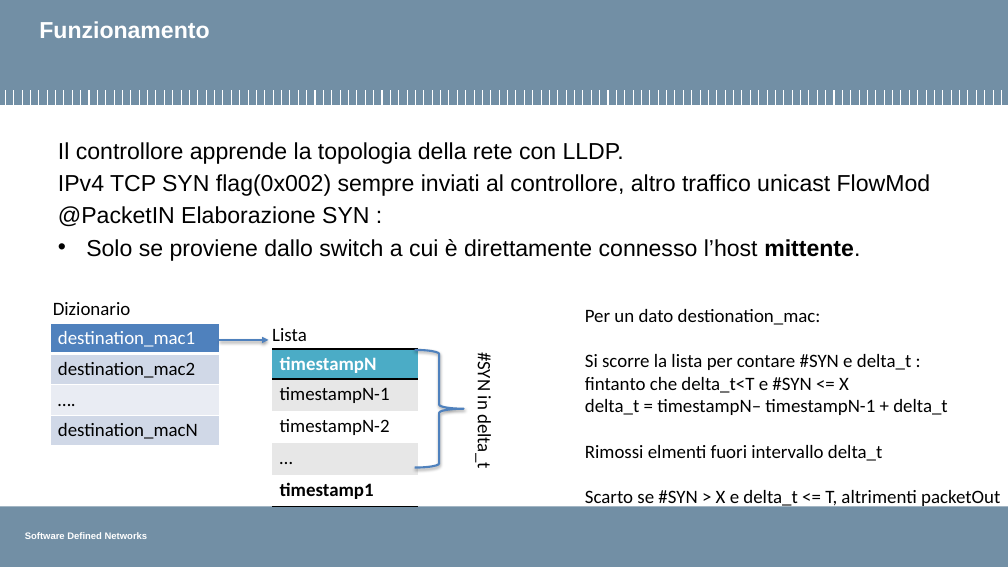
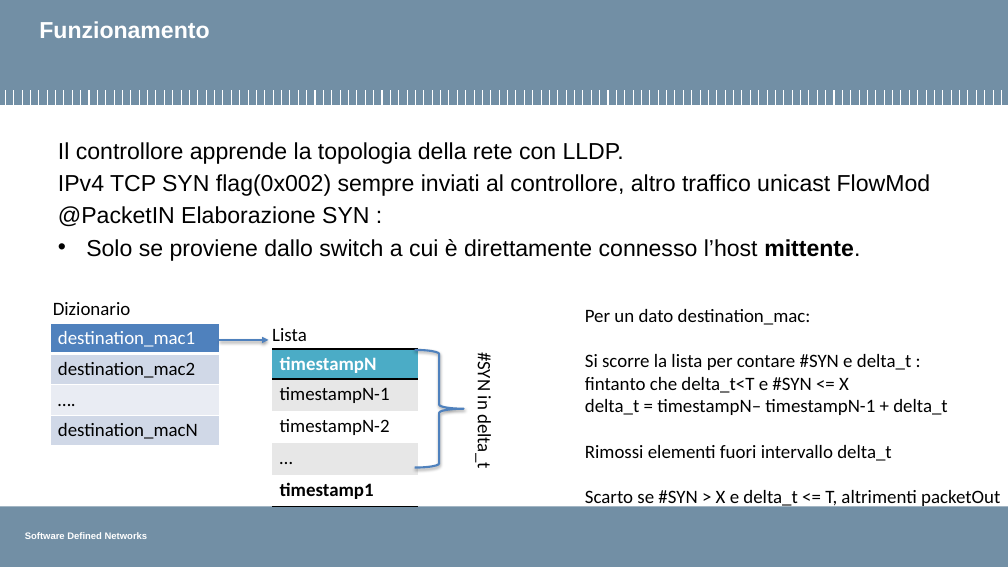
Before and after one commit to pierluigigrossi/progetto-SDN, a slide deck: slide 7 of intermedia8.pptx. Drawn at 1008x567 pixels with LibreOffice and Linux fonts; fonts in the diff are those of the drawing; background and template pictures are left out. Boxes give left, top, right and bottom in pixels: in the first picture for what was removed or moved away, otherwise in the second. Text is boxed around its words. In the diff, an @@ line names an element or a change of style, - is before the commit and + after.

```diff
--- a/intermedia8.pptx
+++ b/intermedia8.pptx
@@ text at <box>585,309,811,325</box>: text changed @@
-Per un dato destionation_mac:
+Per un dato destination_mac:
@@ text at <box>585,445,892,461</box>: text changed @@
-Rimossi elmenti fuori intervallo delta_t
+Rimossi elementi fuori intervallo delta_t
```
Also in this commit, not shown: 3 other files.
